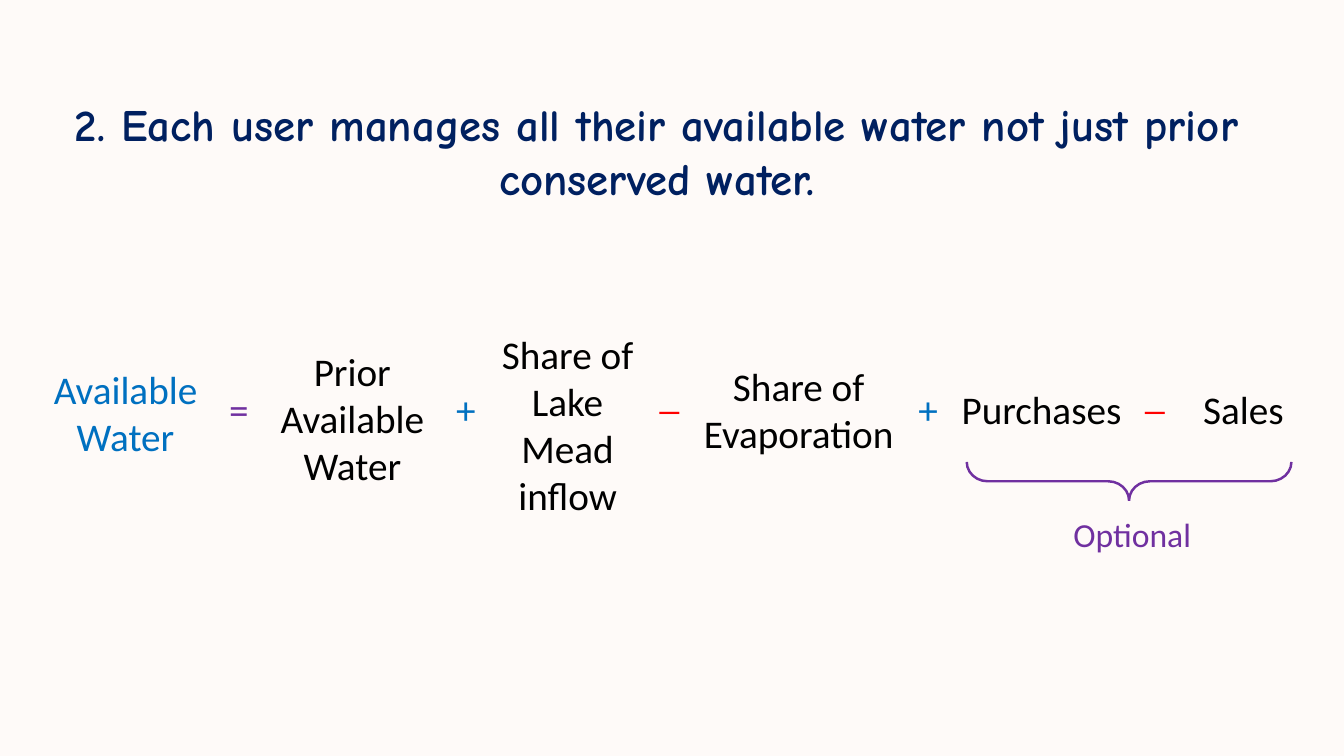
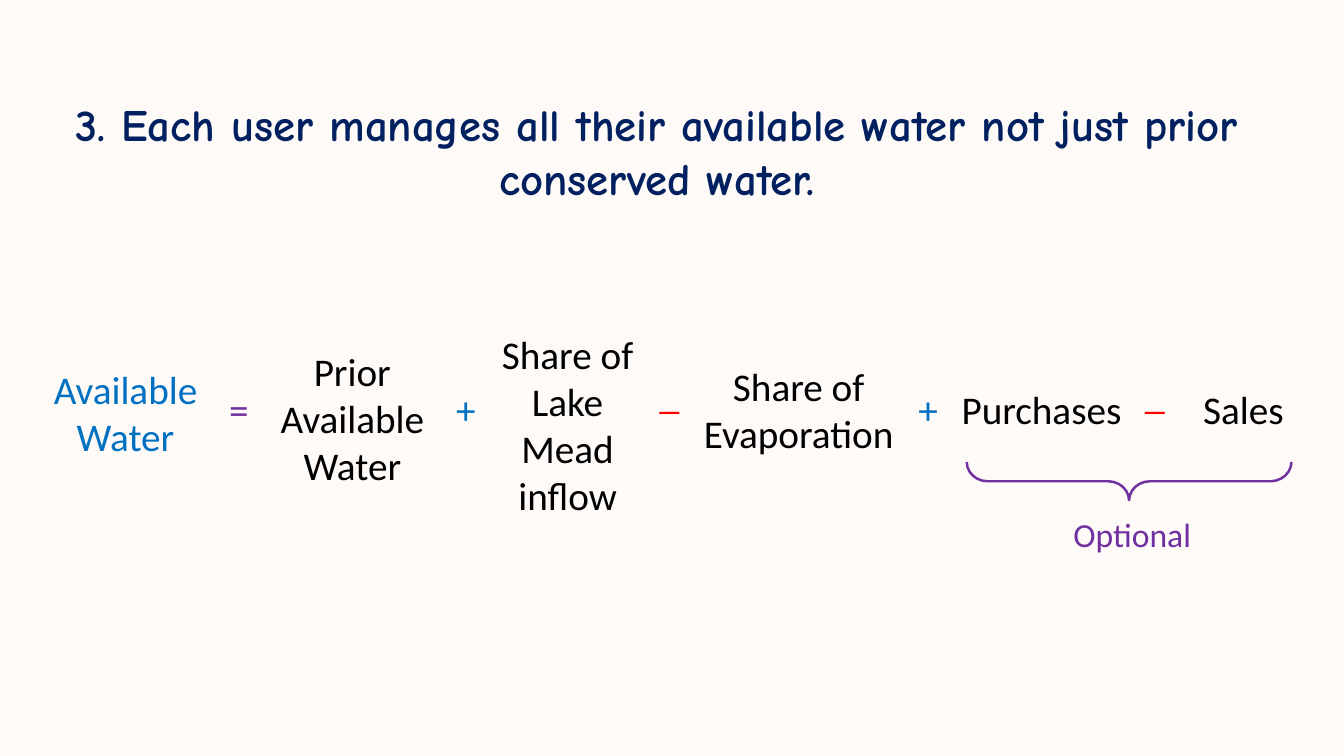
Before and after one commit to ImmersiveModelsColoradoRiver/LakeMeadDivideInflow, a slide deck: slide 5 of ImmersiveModelLakeMeadDivideInflow-LetsStart.pptx (slide 4 before the commit). Drawn at 1344x756 pixels with LibreOffice and Linux fonts; fonts in the diff are those of the drawing. Boxes give left, top, right and bottom in pixels: in the first picture for what was removed or moved away, otherwise in the second. Text is boxed around its words. In the diff, an @@ line names an element or a change of style, - is before the commit and + after.

```diff
--- a/ImmersiveModelLakeMeadDivideInflow-LetsStart.pptx
+++ b/ImmersiveModelLakeMeadDivideInflow-LetsStart.pptx
@@ text at (75,110,1238,196): text changed @@
-2. Each user manages all their available water not just prior conserved water.
+3. Each user manages all their available water not just prior conserved water.
```
Also in this commit, not shown: 3 other slides changed, 1 slide added, 2 other files.
